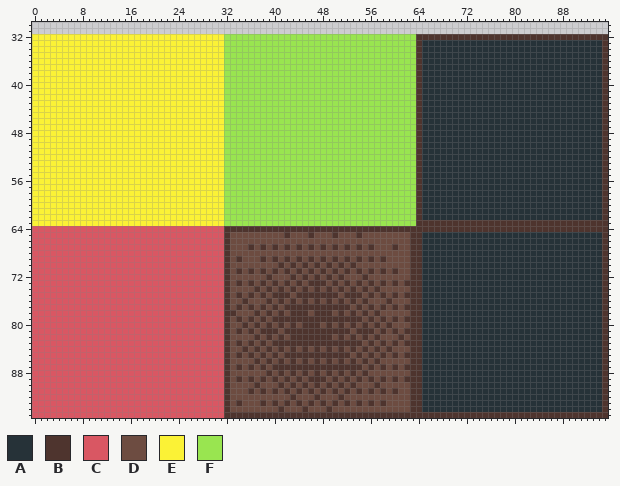
Two versions of one pixel-art file, Assets/AnimationImporter-master/tiles/tile_hatch.ase. Above is the file before it was changed.
96x96 pixels, 1 frame. Shown: x 0..95, y 30..95.
Palette (. is transparent): A #263238  B #4e342e  C #d95763  D #6d4c41  E #fbf236  F #99e550
Pixels before (only the part around the change), first column x 29:
62 EEEFFFFFFFFFFFFFFFFFFFFFFFFFFFFFFFFBAAAAAAA
63 EEEFFFFFFFFFFFFFFFFFFFFFFFFFFFFFFFFBBBBBBBB
64 CCCBBBBBBBBBBBBBBBBBBBBBBBBBBBBBBBBBBBBBBBB
65 CCCBDDDDDDDDDBDDDBDDDBDDDBDDDDDDDDBBAAAAAAA
66 CCCBDDDDDDDDDDDDDDDDDDDDDDDDDDDDDDBBAAAAAAA
67 CCCBDDDBDBDBDBDBDBDBDBDBDBDBDDDBDDBBAAAAAAA
68 CCCBDDDDDDDDDDDDDDDDDDDDDDDDDDDDDDBBAAAAAAA
69 CCCBDBDDDBDBDBDBDBDBDBDBDBDBDBDDDDBBAAAAAAA
70 CCCBDDDDDDDDBDBDBDBDBDBDBDDDDDDDDDBBAAAAAAA
71 CCCBDBDBDBDBDBDBDBDBDBDBDBDBDBDBDDBBAAAAAAA
72 CCCBDDDDDDBDDDBDBDBDBDBDDDBDDDDDDDBBAAAAAAA
73 CCCBDBDBDBDBDBDBDBBBDBDBDBDBDBDBDBBBAAAAAAA
74 CCCBDDDDBDBDBDBDBDBDBDBDBDBDBDDDDDBBAAAAAAA
75 CCCBDBDBDBDBBBDBBBBBBBDBBBDBDBDBDBBBAAAAAAA
76 CCCBDDBDDDBDBDBDBDBDBDBDBDBDDDBDDDBBAAAAAAA
77 CCCBDBDBDBDBDBBBBBBBBBBBDBDBDBDBDBBBAAAAAAA
78 CCCBBDDDBDBDBDBBBDBBBDBDBDBDBDDDDDBBAAAAAAA
79 CCCBDBDBDBDBBBBBBBBBBBBBBBDBDBDBDBBBAAAAAAA
80 CCCBDDBDBDBDBDBDBBBDBDBDBDBDBDBDDDBBAAAAAAA
81 CCCBDBDBDBBBDBBBBBBBBBBBDBBBDBDBDBBBAAAAAAA
82 CCCBDDDDBDBDBDBBBBBBBDBDBDBDBDDDBDBBAAAAAAA
83 CCCBDBDBDBDBBBBBBBBBBBBBBBDBDBDBDBBBAAAAAAA
84 CCCBDDBDBDBDBDBDBDBDBDBDBDBDBDBDDDBBAAAAAAA
85 CCCBDBDBDBDBDBBBBBBBBBBBDBDBDBDBDBBBAAAAAAA
86 CCCBDDDDBDBDBDBDBDBDBDBDBDBDBDDDDDBBAAAAAAA
87 CCCBDBDBDBDBBBBBBBBBBBBBBBDBDBDBDBBBAAAAAAA
88 CCCBDDDDDDBDBDBDBDBDBDBDBDBDDDDDDDBBAAAAAAA
89 CCCBDBDBDBDBDBDBDBBBDBDBDBDBDBDBDBBBAAAAAAA
90 CCCBDDDDBDDDBDBDBDBDBDBDBDDDBDDDDDBBAAAAAAA
91 CCCBDDDBDBDBDBDBDBDBDBDBDBDBDBDBDDBBAAAAAAA
92 CCCBDDDDDDDDDDBDDDBDDDBDDDDDDDDDDDBBAAAAAAA
93 CCCBDBDDDBDBDBDBDBDBDBDBDBDBDBDDDDBBAAAAAAA
94 CCCBDDDDDDDDBDDDBDDDBDDDDDDDDDDDDDBBAAAAAAA
95 CCCBBBBBBBBBBBBBBBBBBBBBBBBBBBBBBBBBBBBBBBB
The same view after the edit:
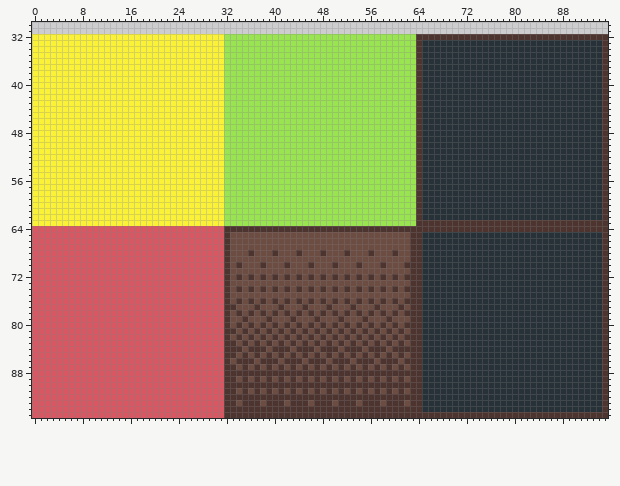
Changes in this commit:
y 65: x 42 B -> D; x 46 B -> D; x 50 B -> D; x 54 B -> D
y 67: x 36 B -> D; x 38 B -> D; x 40 B -> D; x 42 B -> D; x 44 B -> D; x 46 B -> D; x 48 B -> D; x 50 B -> D; x 52 B -> D; x 54 B -> D; x 56 B -> D; x 60 B -> D
y 68: x 36 D -> B; x 40 D -> B; x 44 D -> B; x 48 D -> B; x 52 D -> B; x 56 D -> B; x 60 D -> B
y 69: x 34 B -> D; x 38 B -> D; x 40 B -> D; x 42 B -> D; x 44 B -> D; x 46 B -> D; x 48 B -> D; x 50 B -> D; x 52 B -> D; x 54 B -> D; x 56 B -> D; x 58 B -> D
y 70: x 34 D -> B; x 38 D -> B; x 41..43 BDB -> DBD; x 45..47 BDB -> DBD; x 49..51 BDB -> DBD; x 53..54 BD -> DB; x 58 D -> B; x 62 D -> B
y 71: x 34 B -> D; x 36 B -> D; x 38 B -> D; x 40 B -> D; x 42 B -> D; x 44 B -> D; x 46 B -> D; x 48 B -> D; x 50 B -> D; x 52 B -> D; x 54 B -> D; x 56 B -> D; x 58 B -> D; x 60 B -> D
y 72: x 34 D -> B; x 36 D -> B; x 38..40 DBD -> BDB; x 42..52 DBDBDBDBDBD -> BDBDBDBDBDB; x 54..56 DBD -> BDB; x 58 D -> B; x 60 D -> B; x 62 D -> B
y 73: x 34 B -> D; x 36 B -> D; x 38 B -> D; x 40 B -> D; x 42 B -> D; x 44 B -> D; x 46..48 BBB -> DDD; x 50 B -> D; x 52 B -> D; x 54 B -> D; x 56 B -> D; x 58 B -> D; x 60 B -> D; x 62 B -> D
y 74: x 34 D -> B; x 36..58 DBDBDBDBDBDBDBDBDBDBDBD -> BDBDBDBDBDBDBDBDBDBDBDB; x 60 D -> B; x 62 D -> B
y 75: x 34 B -> D; x 36 B -> D; x 38 B -> D; x 40..42 BBB -> DDD; x 44..50 BBBBBBB -> DDDDDDD; x 52..54 BBB -> DDD; x 56 B -> D; x 58 B -> D; x 60 B -> D; x 62 B -> D
y 76: x 34..36 DBD -> BDB; x 38..56 DBDBDBDBDBDBDBDBDBD -> BDBDBDBDBDBDBDBDBDB; x 58..60 DBD -> BDB; x 62 D -> B
y 77: x 33..34 DB -> BD; x 36..38 BDB -> DBD; x 40..44 BDBBB -> DBDDD; x 46..48 BBB -> DDD; x 50..54 BBBDB -> DDDBD; x 56..58 BDB -> DBD; x 60..62 BDB -> DBD
y 78: x 33..34 BD -> DB; x 36..43 DBDBDBDB -> BDBDBDBD; x 45..47 BDB -> DBD; x 49..58 BDBDBDBDBD -> DBDBDBDBDB; x 60 D -> B; x 62 D -> B
y 79: x 34..36 BDB -> DBD; x 38..42 BDBBB -> DBDDD; x 44..46 BBB -> DDD; x 48..50 BBB -> DDD; x 52..56 BBBDB -> DDDBD; x 58..60 BDB -> DBD; x 62 B -> D
y 80: x 34..45 DBDBDBDBDBDB -> BDBDBDBDBDBD; x 47..60 BDBDBDBDBDBDBD -> DBDBDBDBDBDBDB; x 62 D -> B
y 81: x 33..38 DBDBDB -> BDBDBD; x 40..42 BDB -> DBD; x 44 B -> D; x 46 B -> D; x 48 B -> D; x 50 B -> D; x 52..54 BDB -> DBD; x 56..62 BDBDBDB -> DBDBDBD
y 82: x 34 D -> B; x 36..43 DBDBDBDB -> BDBDBDBD; x 45 B -> D; x 47 B -> D; x 49..58 BDBDBDBDBD -> DBDBDBDBDB; x 60..62 DBD -> BDB
y 83: x 33..40 DBDBDBDB -> BDBDBDBD; x 42 B -> D; x 44 B -> D; x 46 B -> D; x 48 B -> D; x 50 B -> D; x 52 B -> D; x 54..62 BDBDBDBDB -> DBDBDBDBD
y 84: x 33..36 DDBD -> BBDB; x 38..40 DBD -> BDB; x 42..44 DBD -> BDB; x 46..48 DBD -> BDB; x 50..52 DBD -> BDB; x 54..56 DBD -> BDB; x 58..62 DBDDD -> BDBBB
y 85: x 33..42 DBDBDBDBDB -> BDBDBDBDBD; x 44 B -> D; x 46 B -> D; x 48 B -> D; x 50 B -> D; x 52..62 BDBDBDBDBDB -> DBDBDBDBDBD
y 86: x 34..38 DDDBD -> BBBDB; x 40..42 DBD -> BDB; x 44..46 DBD -> BDB; x 48..50 DBD -> BDB; x 52..54 DBD -> BDB; x 56..60 DBDDD -> BDBBB; x 62 D -> B
y 87: x 33..40 DBDBDBDB -> BDBDBDBD; x 42 B -> D; x 44 B -> D; x 46 B -> D; x 48 B -> D; x 50 B -> D; x 52 B -> D; x 54..62 BDBDBDBDB -> DBDBDBDBD
y 88: x 33..38 DDDDDD -> BBBBBB; x 40 D -> B; x 42 D -> B; x 44 D -> B; x 46 D -> B; x 48 D -> B; x 50 D -> B; x 52 D -> B; x 54 D -> B; x 56..62 DDDDDDD -> BBBBBBB
y 89: x 33..46 DBDBDBDBDBDBDB -> BDBDBDBDBDBDBD; x 48..62 BDBDBDBDBDBDBDB -> DBDBDBDBDBDBDBD
y 90: x 33..36 DDDD -> BBBB; x 38..40 DDD -> BBB; x 42 D -> B; x 44 D -> B; x 46 D -> B; x 48 D -> B; x 50 D -> B; x 52 D -> B; x 54..56 DDD -> BBB; x 58..62 DDDDD -> BBBBB
y 91: x 33 D -> B; x 35..61 DBDBDBDBDBDBDBDBDBDBDBDBDBD -> BDBDBDBDBDBDBDBDBDBDBDBDBDB
y 92: x 33..42 DDDDDDDDDD -> BBBBBBBBBB; x 44..46 DDD -> BBB; x 48..50 DDD -> BBB; x 52..62 DDDDDDDDDDD -> BBBBBBBBBBB
y 93: x 33..39 DBDDDBD -> BDBBBDB; x 41..43 DBD -> BDB; x 45..47 DBD -> BDB; x 49..51 DBD -> BDB; x 53..55 DBD -> BDB; x 57..61 DBDDD -> BDBBB
y 94: x 33..40 DDDDDDDD -> BBBBBBBB; x 42..44 DDD -> BBB; x 46..48 DDD -> BBB; x 50..62 DDDDDDDDDDDDD -> BBBBBBBBBBBBB
Boxes around the changes in both pictures, in picture pixels (x1, y1, x2, y2):
changed: (230, 232, 410, 412)
